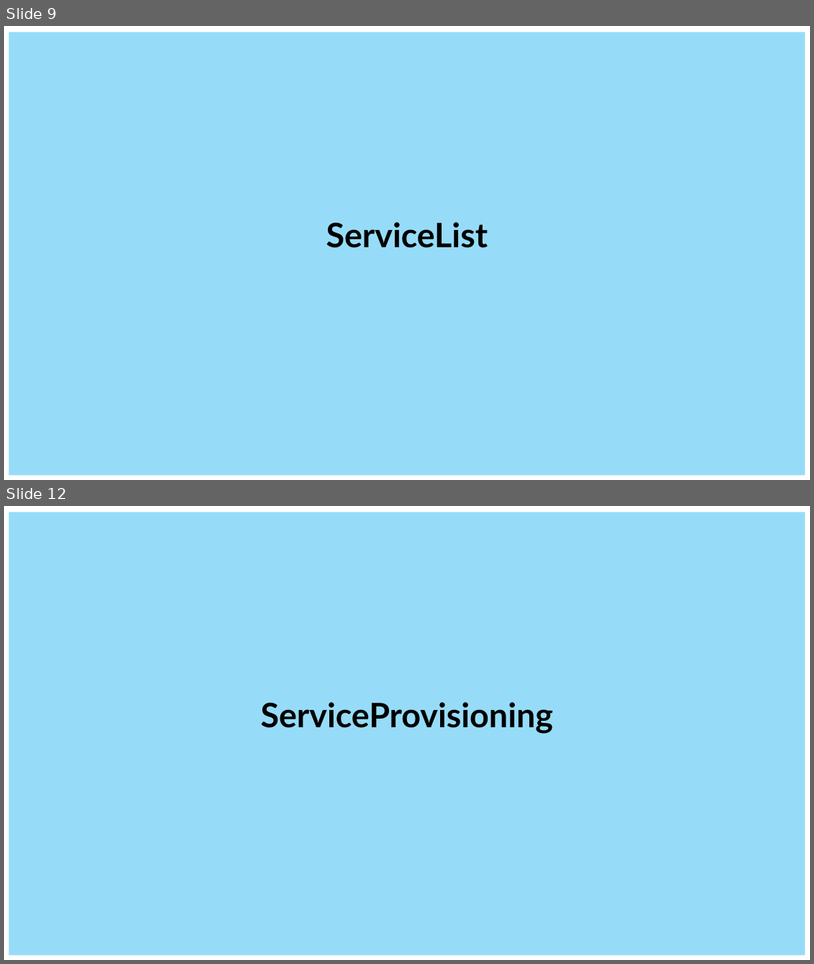
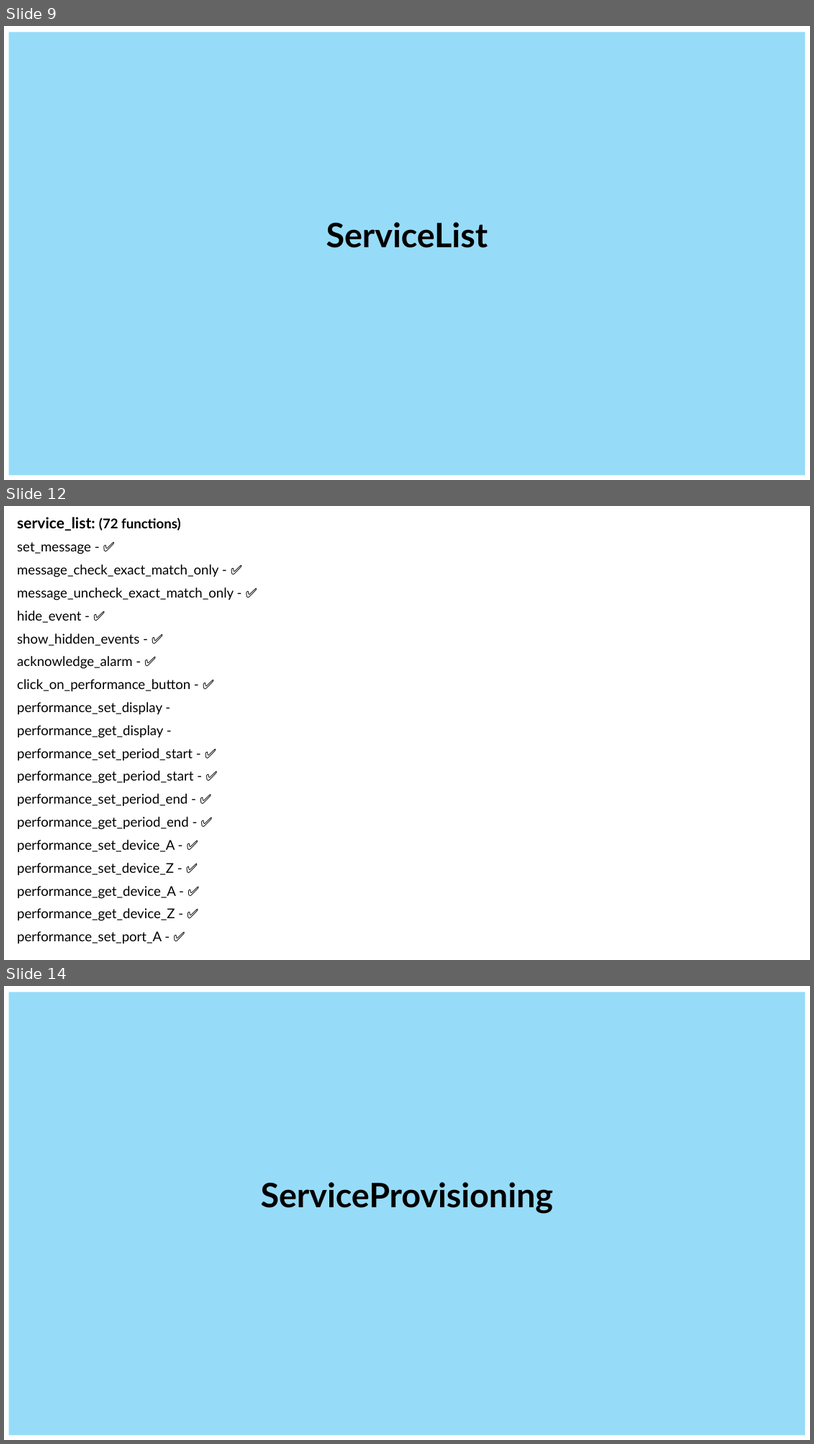
Before and after one commit to Yuval10Dahan/LightWatch_WEB, a slide deck: Docs/Progress_Check_Box.pptx. Shown one above the other, each under a label of ours: slides 9 and 12 before the commit, slides 9, 12 and 14 after it; the slides between them are not shown. The pictures are 814x964 and 814x1444 pixels, drawn with LibreOffice and Linux fonts; fonts in the diff are those of the drawing. Boxes give left, top, right and bottom in pixels: in the first picture for what was removed or moved away, otherwise in the second. Text is boxed around its words. In the diff, an @@ line names an element or a change of style, - is before the commit and + after.

```diff
--- a/Docs/Progress_Check_Box.pptx
+++ b/Docs/Progress_Check_Box.pptx
@@ slide 12 added at box(4, 506, 810, 960), background #FFFFFF @@
@@ subtitle added at box(17, 517, 234, 944), 16 pt, text #000000 @@
+service_list: (72 functions)
+set_message - ✅
+message_check_exact_match_only - ✅
+message_uncheck_exact_match_only - ✅
+hide_event - ✅
+show_hidden_events - ✅
+acknowledge_alarm - ✅
+click_on_performance_button - ✅
+performance_set_display -
+performance_get_display -
+performance_set_period_start - ✅
+performance_get_period_start - ✅
+performance_set_period_end - ✅
+performance_get_period_end - ✅
+performance_set_device_A - ✅
+performance_set_device_Z - ✅
+performance_get_device_A - ✅
+performance_get_device_Z - ✅
+performance_set_port_A - ✅
@@ what was slide 12 is now slide 14 @@
```
Also in this commit, not shown: 14 slides changed, 3 other slides added, 38 other files.
